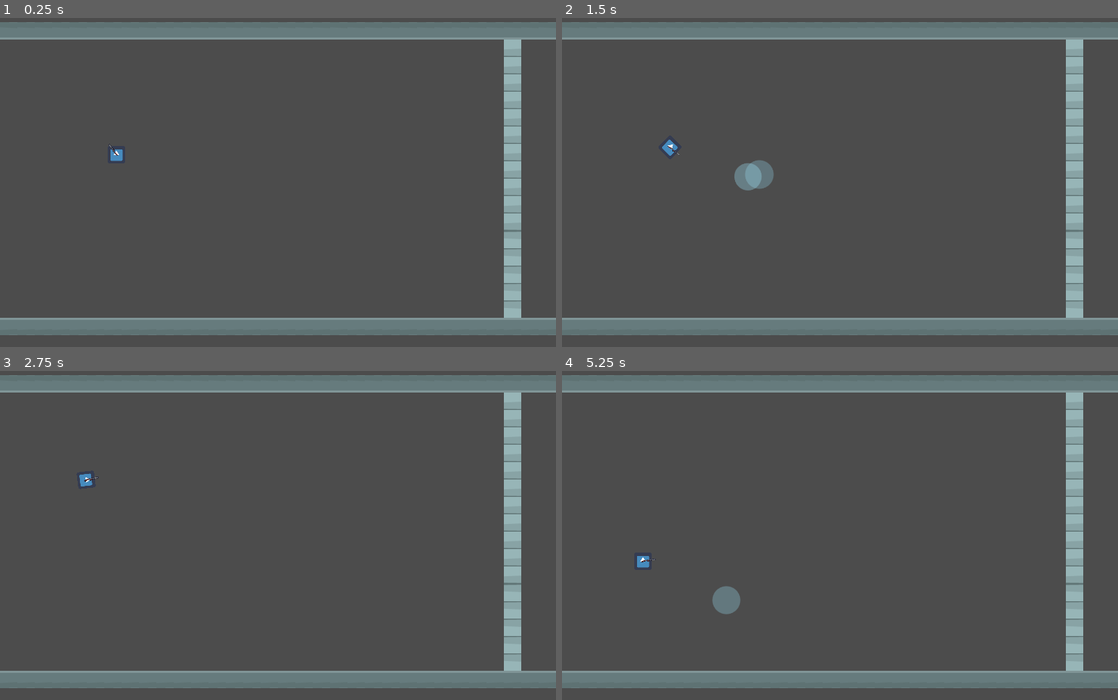
Above: before the commit, frames 1-4 (two rows, left to right).
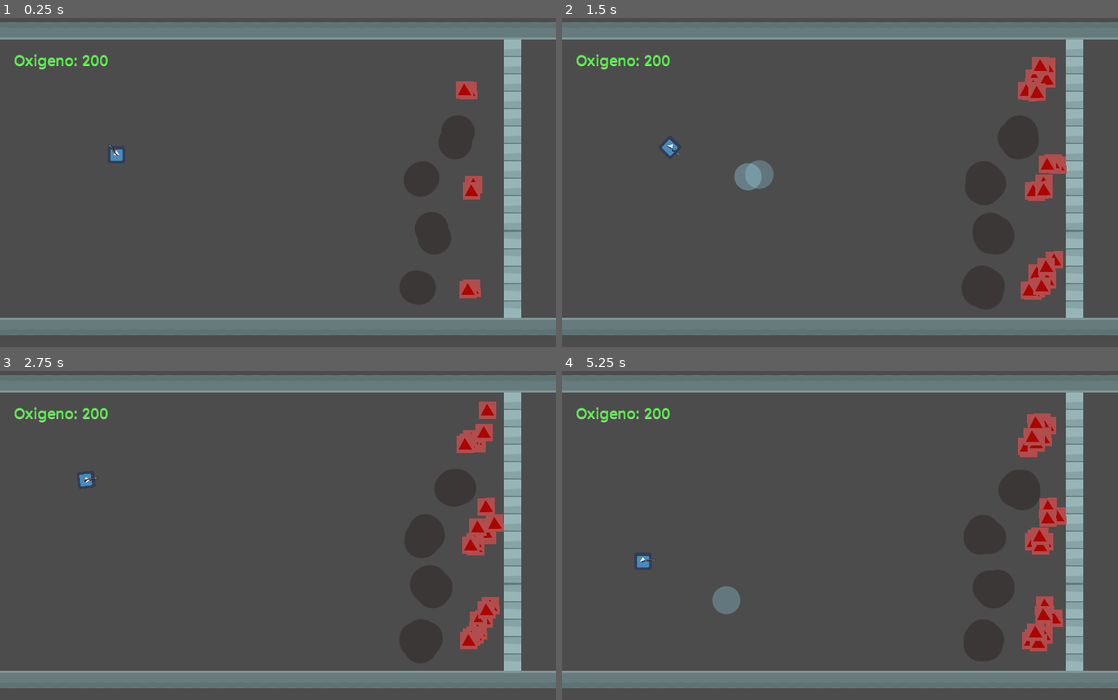
Above: after the commit, the same moments.

Repository: TeamGamePlay/game-firefighter
Game: Godot game, scene res://levels/level_1/World_1.tscn
Two runs of this game, one before a commit and one after it. Both use one fixed random seed, a clock stepped at 60 frames per second and the inputs below. This scene is started directly instead of the project's main scene. The engine's default icon, where the game draws it, is replaced by a stand-in: a white triangle on a blue panel in a dark square.
Inputs (mouse positions are in pixels of both pictures, inside the frame that each line leads up to):
- Up to frame 1 (0.25 s): no input
- Up to frame 2 (1.5 s): tap Enter (ui_accept) at 0.5, 0.77 s; move the mouse to (962, 156) at 0.52 s; hold Right (ui_right) 0.53-1.28 s; move the mouse to (728, 198) at 1.27 s; hold Down (ui_down) from 1.28 s (still down)
- Up to frame 3 (2.75 s): tap Enter (ui_accept) at 1.52 s; move the mouse to (333, 440) at 2.02 s; release Down (ui_down) at 2.03 s; hold Right (ui_right) from 2.03 s (still down)
- Up to frame 4 (5.25 s): move the mouse to (812, 614) at 2.77 s; release Right (ui_right) at 2.78 s; hold Up (ui_up) 2.78-3.53 s; tap Enter (ui_accept) at 3.02, 3.77, 4.52 s; move the mouse to (1006, 594) at 3.52 s; hold Left (ui_left) 3.53-5.03 s; move the mouse to (673, 469) at 4.27 s; move the mouse to (867, 532) at 5.02 s; hold Down (ui_down) from 5.03 s (still down)

The runs differ from the first frame. In frame 1, 0.9% of the frame differs, in the area x 2-87%, y 10-86%; in frame 2, 2.3%; in frame 3, 2.4%; in frame 4, 2.5%, in the area x 2-91%, y 10-86%.

Commit message:
agregado nivel de oxigeno del player, areas con humo y areas con combustible

Diff:
--- /dev/null
+++ b/Combustible/Combustible-1.tscn
@@ -0,0 +1,33 @@
+[gd_scene load_steps=6 format=2]
+
+[ext_resource path="res://assets/circulo.png" type="Texture" id=1]
+
+[sub_resource type="Curve" id=3]
+_data = [ Vector2( 0, 1 ), 0.0, 0.0, 0, 0, Vector2( 1, 1 ), 0.0, 0.0, 0, 0 ]
+
+[sub_resource type="CurveTexture" id=4]
+curve = SubResource( 3 )
+
+[sub_resource type="ParticlesMaterial" id=1]
+emission_shape = 1
+emission_sphere_radius = 10.0
+flag_rotate_y = true
+flag_disable_z = true
+gravity = Vector3( 0, 0, 0 )
+orbit_velocity = 50.0
+orbit_velocity_random = 1.0
+scale_curve = SubResource( 4 )
+color = Color( 0.239216, 0.219608, 0.219608, 1 )
+
+[sub_resource type="CircleShape2D" id=2]
+radius = 35.1766
+
+[node name="Combustible-1" type="Particles2D"]
+process_material = SubResource( 1 )
+texture = ExtResource( 1 )
+
+[node name="Area2D" type="Area2D" parent="."]
+
+[node name="CollisionShape2D" type="CollisionShape2D" parent="Area2D"]
+position = Vector2( 6.10352e-005, -3.05176e-005 )
+shape = SubResource( 2 )
--- a/FireFighters/FireFighter.tscn
+++ b/FireFighters/FireFighter.tscn
@@ -9,7 +9,7 @@
 [sub_resource type="RectangleShape2D" id=1]
 extents = Vector2( 16.1877, 16.1853 )
 
-[node name="KinematicBody2D" type="KinematicBody2D"]
+[node name="Player" type="KinematicBody2D"]
 collision_layer = 2
 script = ExtResource( 1 )
 __meta__ = {
--- a/FireFighters/fire-particles/Humo.gd
+++ b/FireFighters/fire-particles/Humo.gd
@@ -15,5 +15,6 @@
 
 func _on_Humo_body_entered(body):
 	if body.get_name() == "Player":
-		pass
 		#global.decrementarOxigeno()
+		print("pepepepepe")
+		global._on_smoke()
--- a/FireFighters/fire-particles/Particles2D.tscn
+++ b/FireFighters/fire-particles/Particles2D.tscn
@@ -9,6 +9,7 @@
 flag_disable_z = true
 gravity = Vector3( 0, -200, 0 )
 initial_velocity = 100.0
+angular_velocity = 1.0
 orbit_velocity = 0.0
 orbit_velocity_random = 0.0
 color = Color( 0.698039, 0.305882, 0.305882, 1 )
@@ -16,16 +17,27 @@
 [sub_resource type="CircleShape2D" id=2]
 radius = 64.8034
 
-[sub_resource type="RectangleShape2D" id=3]
-extents = Vector2( 137.98, 122.555 )
+[sub_resource type="SegmentShape2D" id=3]
+a = Vector2( 77.8496, -156.821 )
+b = Vector2( 80.3706, 37.2959 )
+
+[sub_resource type="SegmentShape2D" id=4]
+a = Vector2( 98.0176, 100.321 )
+b = Vector2( -98.6206, 101.581 )
+
+[sub_resource type="SegmentShape2D" id=5]
+a = Vector2( 100.539, 100.321 )
+b = Vector2( 96.7571, -96.3173 )
+
+[sub_resource type="SegmentShape2D" id=6]
+a = Vector2( -98.6206, -98.8383 )
+b = Vector2( 95.4966, -98.8383 )
 
 [node name="Particles2D" type="Particles2D"]
+position = Vector2( -1.09361, 0.166958 )
 scale = Vector2( 0.5, 0.5 )
 process_material = SubResource( 1 )
 texture = ExtResource( 1 )
-__meta__ = {
-"_edit_group_": true
-}
 
 [node name="Area2D" type="Area2D" parent="." groups=[
 "fuego",
@@ -41,9 +53,16 @@
 script = ExtResource( 3 )
 
 [node name="CollisionShape2D" type="CollisionShape2D" parent="Humo"]
-position = Vector2( 5.04199, 0 )
+position = Vector2( -178.991, 61.7646 )
 shape = SubResource( 3 )
 
-[node name="Timer" type="Timer" parent="."]
+[node name="CollisionShape2D2" type="CollisionShape2D" parent="Humo"]
+shape = SubResource( 4 )
+
+[node name="CollisionShape2D3" type="CollisionShape2D" parent="Humo"]
+shape = SubResource( 5 )
+
+[node name="CollisionShape2D4" type="CollisionShape2D" parent="Humo"]
+shape = SubResource( 6 )
 [connection signal="area_entered" from="Area2D" to="Area2D" method="_on_Area2D_area_entered"]
 [connection signal="body_entered" from="Humo" to="Humo" method="_on_Humo_body_entered"]
--- /dev/null
+++ b/game_ui.gd
@@ -0,0 +1,13 @@
+extends Control
+
+var oxigeno = 200
+var player
+
+func _ready():
+	global.connect("smoke", self, "smoke")
+	$score.text = "Oxigeno: " + str(oxigeno)
+	pass
+
+func smoke(s):
+	oxigeno -= 20
+	$score.text = "Oxigeno: " + str(oxigeno)
--- /dev/null
+++ b/global.gd
@@ -0,0 +1,11 @@
+extends Node2D
+
+var score = 0
+
+signal smoke
+
+func _ready():
+	pass # Replace with function body.
+
+func _on_smoke():
+	emit_signal("smoke", score)
--- /dev/null
+++ b/global.tscn
@@ -0,0 +1,6 @@
+[gd_scene load_steps=2 format=2]
+
+[ext_resource path="res://global.gd" type="Script" id=1]
+
+[node name="global" type="Node2D"]
+script = ExtResource( 1 )
--- /dev/null
+++ b/levels/level_1/Control.gd
@@ -0,0 +1,14 @@
+extends Control
+
+var oxigeno = 200
+
+var player
+
+func _ready():
+	global.connect("smoke", self, "smoke")
+	$score.text = "Oxigeno: " + str(oxigeno)
+	pass
+
+func smoke(s):
+	oxigeno -= 20
+	$score.text = "Oxigeno: " + str(oxigeno)
--- a/levels/level_1/World_1.gd
+++ b/levels/level_1/World_1.gd
@@ -1,7 +1,10 @@
 extends Node
 
+onready var player = $Player
+onready var canvas = $UI/Control
+
 func _ready():
-	pass # Replace with function body.
+	canvas.player = player
 
 func _on_Fighter_shoot(water, _position, _direction):
 	var b = water.instance()
--- a/levels/level_1/World_1.tscn
+++ b/levels/level_1/World_1.tscn
@@ -1,9 +1,12 @@
-[gd_scene load_steps=5 format=2]
+[gd_scene load_steps=8 format=2]
 
 [ext_resource path="res://levels/level_1/World_1.gd" type="Script" id=1]
 [ext_resource path="res://floor.tres" type="TileSet" id=2]
 [ext_resource path="res://FireFighters/fire-particles/Particles2D.tscn" type="PackedScene" id=3]
-[ext_resource path="res://FireFighters/FireFighter.tscn" type="PackedScene" id=4]
+[ext_resource path="res://Combustible/Combustible-1.tscn" type="PackedScene" id=4]
+[ext_resource path="res://levels/level_1/Control.gd" type="Script" id=5]
+[ext_resource path="res://theme/demo_theme.tres" type="Theme" id=6]
+[ext_resource path="res://FireFighters/FireFighter.tscn" type="PackedScene" id=7]
 
 [node name="World_1" type="Node"]
 script = ExtResource( 1 )
@@ -23,5 +26,36 @@
 [node name="Fire-3" parent="." instance=ExtResource( 3 )]
 position = Vector2( 862.601, 405.651 )
 
-[node name="Player" parent="." instance=ExtResource( 4 )]
+[node name="Combustible-1" parent="." instance=ExtResource( 4 )]
+position = Vector2( 794.499, 485.021 )
+
+[node name="Combustible-2" parent="." instance=ExtResource( 4 )]
+position = Vector2( 780.056, 392.473 )
+
+[node name="Combustible-3" parent="." instance=ExtResource( 4 )]
+position = Vector2( 840.674, 307.728 )
+
+[node name="Combustible-4" parent="." instance=ExtResource( 4 )]
+position = Vector2( 776.209, 584.706 )
+
+[node name="UI" type="CanvasLayer" parent="."]
+
+[node name="Control" type="Control" parent="UI"]
+margin_right = 40.0
+margin_bottom = 40.0
+script = ExtResource( 5 )
+
+[node name="score" type="Label" parent="UI/Control"]
+margin_left = 24.0
+margin_top = 146.05
+margin_right = 101.0
+margin_bottom = 187.05
+theme = ExtResource( 6 )
+custom_colors/font_color = Color( 0.270588, 0.972549, 0.207843, 1 )
+custom_colors/font_color_shadow = Color( 0.815686, 0.827451, 0.796078, 1 )
+text = "Oxigeno"
+align = 1
+valign = 1
+
+[node name="Player" parent="." instance=ExtResource( 7 )]
 position = Vector2( 213.99, 339.867 )
--- a/project.godot
+++ b/project.godot
@@ -18,6 +18,10 @@
 config/name="FireFighter"
 run/main_scene="res://World.tscn"
 config/icon="res://icon.png"
+
+[autoload]
+
+global="*res://global.gd"
 
 [display]
 
--- /dev/null
+++ b/theme/demo_theme.tres
@@ -0,0 +1,6 @@
+[gd_resource type="Theme" load_steps=2 format=2]
+
+[ext_resource path="res://theme/font_label.tres" type="DynamicFont" id=1]
+
+[resource]
+default_font = ExtResource( 1 )
--- /dev/null
+++ b/theme/font_label.tres
@@ -0,0 +1,8 @@
+[gd_resource type="DynamicFont" load_steps=2 format=2]
+
+[ext_resource path="res://theme/LexendDeca-Regular.ttf" type="DynamicFontData" id=1]
+
+[resource]
+size = 28
+use_filter = true
+font_data = ExtResource( 1 )
--- /dev/null
+++ b/theme/font_label_medium.tres
@@ -0,0 +1,8 @@
+[gd_resource type="DynamicFont" load_steps=2 format=2]
+
+[ext_resource path="res://theme/LexendDeca-Regular.ttf" type="DynamicFontData" id=1]
+
+[resource]
+size = 22
+use_filter = true
+font_data = ExtResource( 1 )
Not shown: 1 places in FireFighters/fire-particles/Particles2D.tscn that only renumber resources
Binary file added: assets/combustible.png
Not shown, added: assets/combustible.png.import
Binary file added: assets/cuadrado.png
Not shown, added: assets/cuadrado.png.import
Binary file added: theme/LexendDeca-Regular.ttf
